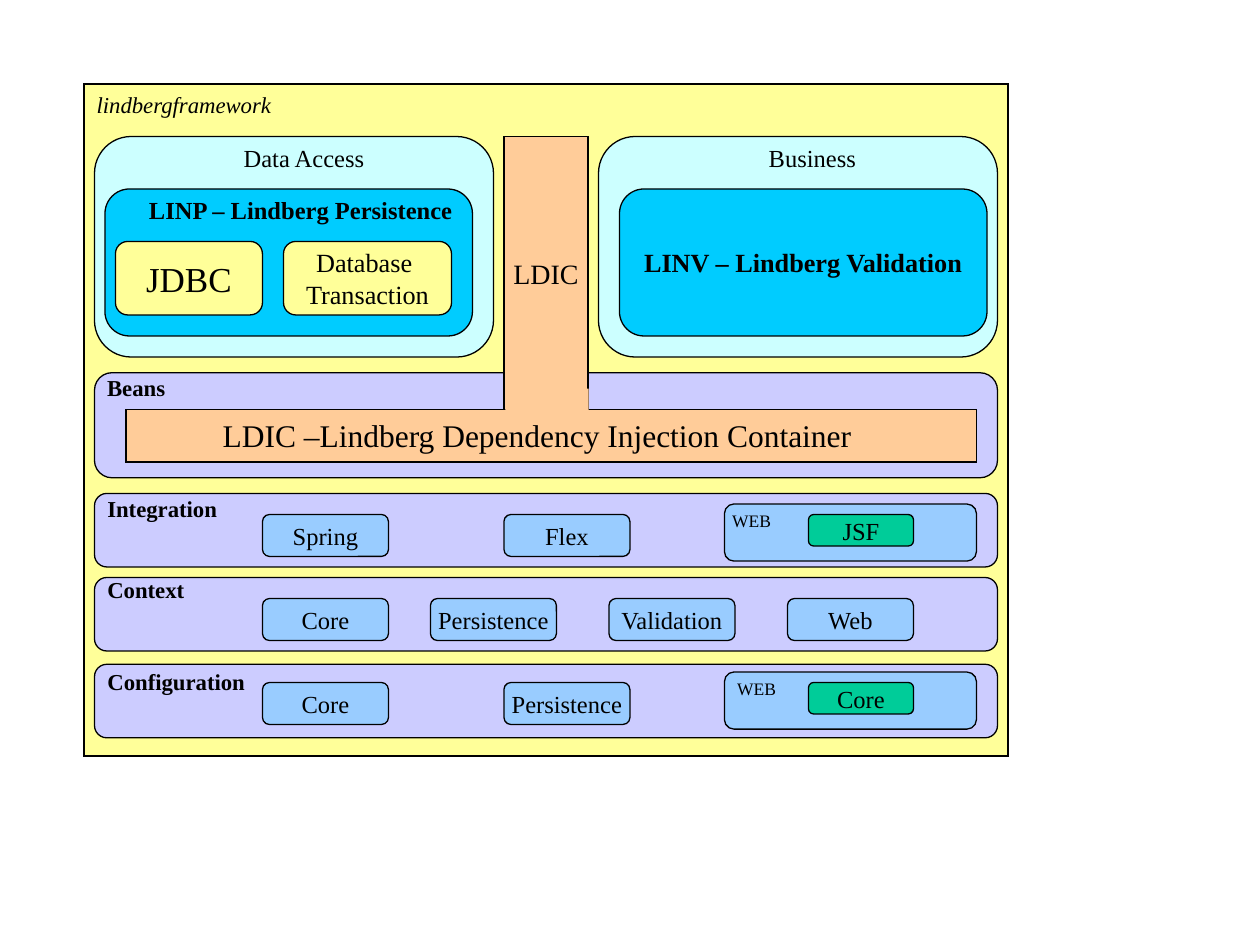
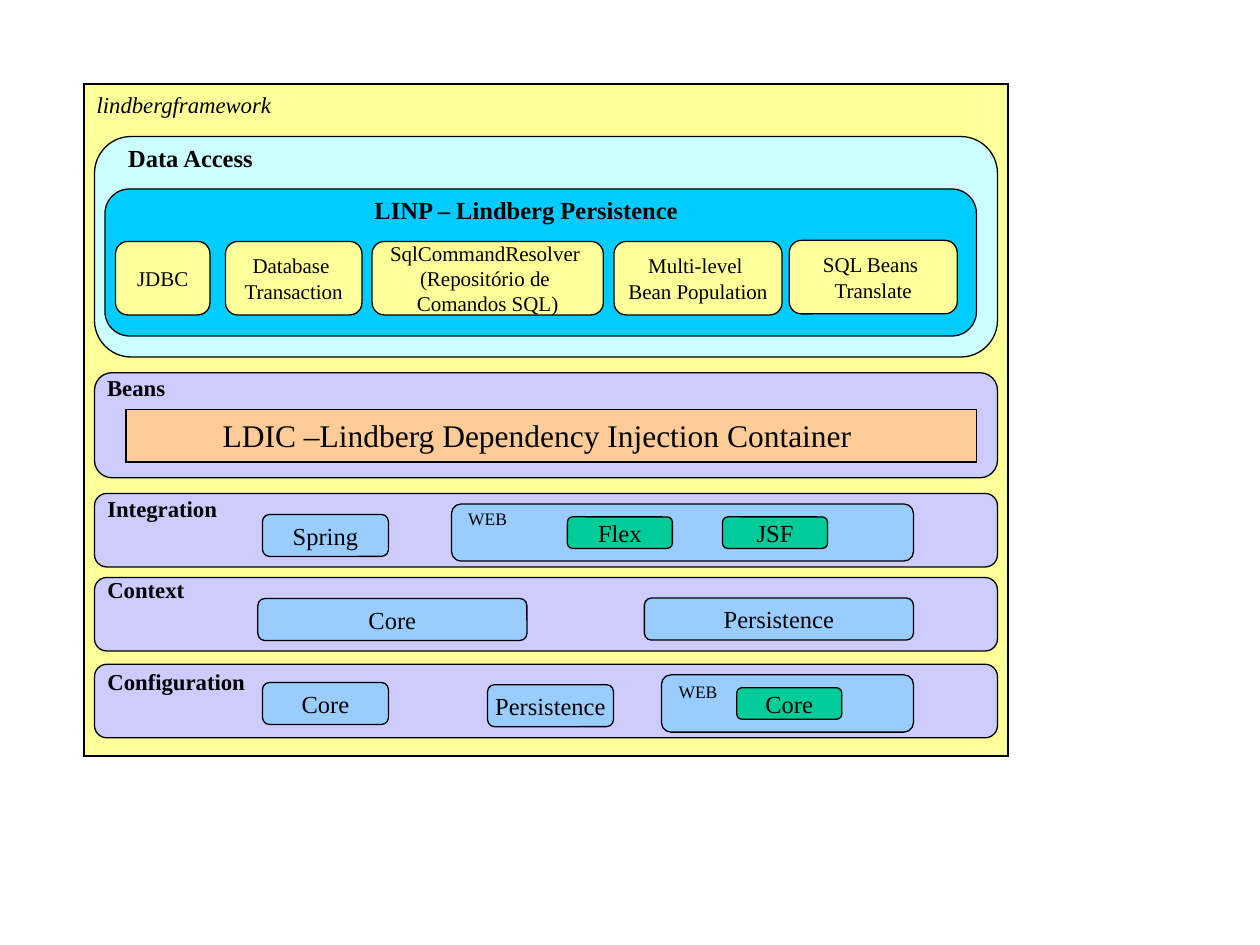
Before and after one commit to tommc/lindbergframework, a slide deck: slide 1 of _DOC/_ARQUITETURA/arquitetura lindbergframework.ppt. Drawn at 1260x945 pixels with LibreOffice and Linux fonts; fonts in the diff are those of the drawing. Boxes give left, top, right and bottom in pixels: in the first picture for what was removed or moved away, otherwise in the second. Text is boxed around its words. In the diff, an @@ line names an element or a change of style, - is before the commit and + after.

```diff
--- a/_DOC/_ARQUITETURA/arquitetura lindbergframework.ppt
+++ b/_DOC/_ARQUITETURA/arquitetura lindbergframework.ppt
@@ rounded rectangle: place and size @@
-rounded rectangle at bbox=[94, 136, 494, 357]
+rounded rectangle at bbox=[94, 136, 998, 357]
@@ text "Data Access": place and size @@
-text "Data Access" at bbox=[244, 150, 364, 168]
+text "Data Access" at bbox=[128, 150, 252, 168]
@@ text "Data Access" at bbox=[128, 150, 252, 168]: bold on @@
@@ rectangle removed at bbox=[504, 136, 588, 410] @@
-LDIC
@@ rounded rectangle removed at bbox=[598, 136, 998, 357] @@
@@ text removed at bbox=[769, 151, 856, 168] @@
-Business
@@ rounded rectangle: place and size @@
-rounded rectangle at bbox=[105, 189, 472, 336]
+rounded rectangle at bbox=[105, 189, 976, 336]
@@ text "LINP – Lindberg Persistence": place and size @@
-text "LINP – Lindberg Persistence" at bbox=[149, 202, 452, 225]
+text "LINP – Lindberg Persistence" at bbox=[374, 202, 677, 225]
@@ rounded rectangle removed at bbox=[620, 189, 988, 336] @@
-LINV – Lindberg Validation
@@ rounded rectangle "JDBC": place and size @@
-rounded rectangle "JDBC" at bbox=[116, 242, 263, 315]
+rounded rectangle "JDBC" at bbox=[116, 242, 210, 315]
@@ rounded rectangle "JDBC" at bbox=[116, 242, 210, 315]: size 20 to 12 pt @@
@@ rounded rectangle "Database": place and size @@
-rounded rectangle "Database" at bbox=[284, 242, 451, 315]
+rounded rectangle "Database" at bbox=[226, 242, 362, 315]
@@ rounded rectangle "Database" at bbox=[226, 242, 362, 315]: size 15 to 12 pt @@
@@ rounded rectangle added at bbox=[372, 242, 604, 315], fill #FFFF99, outline #000000 0.74 pt, 12 pt, text #000000 @@
+SqlCommandResolver
+(Repositório de
+Comandos SQL)
@@ rounded rectangle added at bbox=[614, 242, 781, 315], fill #FFFF99, outline #000000 0.74 pt, 12 pt, text #000000 @@
+Multi-level
+Bean Population
@@ rounded rectangle added at bbox=[789, 241, 956, 314], fill #FFFF99, outline #000000 0.74 pt, 12 pt, text #000000 @@
+SQL Beans
+Translate
@@ rectangle removed at bbox=[505, 388, 588, 420] @@
@@ rounded rectangle: place and size @@
-rounded rectangle at bbox=[724, 504, 976, 561]
+rounded rectangle at bbox=[451, 504, 914, 561]
@@ text "WEB": place and size @@
-text "WEB" at bbox=[732, 515, 771, 527]
+text "WEB" at bbox=[468, 513, 507, 525]
@@ rounded rectangle "Flex": place and size @@
-rounded rectangle "Flex" at bbox=[504, 514, 630, 556]
+rounded rectangle "Flex" at bbox=[567, 517, 672, 548]
@@ rounded rectangle "Flex" at bbox=[567, 517, 672, 548]: fill #99CCFF to #00CC99 @@
@@ rounded rectangle "JSF": place and size @@
-rounded rectangle "JSF" at bbox=[809, 514, 914, 546]
+rounded rectangle "JSF" at bbox=[722, 517, 827, 548]
@@ rounded rectangle "Core": place and size @@
-rounded rectangle "Core" at bbox=[262, 598, 388, 640]
+rounded rectangle "Core" at bbox=[258, 598, 528, 640]
@@ rounded rectangle removed at bbox=[609, 598, 735, 640] @@
-Validation
@@ rounded rectangle "Persistence": place and size @@
-rounded rectangle "Persistence" at bbox=[431, 598, 557, 640]
+rounded rectangle "Persistence" at bbox=[644, 598, 914, 640]
@@ rounded rectangle removed at bbox=[788, 598, 914, 640] @@
-Web
@@ rounded rectangle "Persistence": place and size @@
-rounded rectangle "Persistence" at bbox=[504, 683, 630, 724]
+rounded rectangle "Persistence" at bbox=[488, 684, 614, 726]
@@ rounded rectangle: place and size @@
-rounded rectangle at bbox=[724, 672, 976, 728]
+rounded rectangle at bbox=[662, 675, 914, 732]
@@ text "WEB": place and size @@
-text "WEB" at bbox=[737, 683, 776, 695]
+text "WEB" at bbox=[679, 686, 718, 698]
@@ rounded rectangle "Core": place and size @@
-rounded rectangle "Core" at bbox=[809, 683, 914, 714]
+rounded rectangle "Core" at bbox=[737, 688, 842, 719]
```
Also in this commit, not shown: 2 other files.
